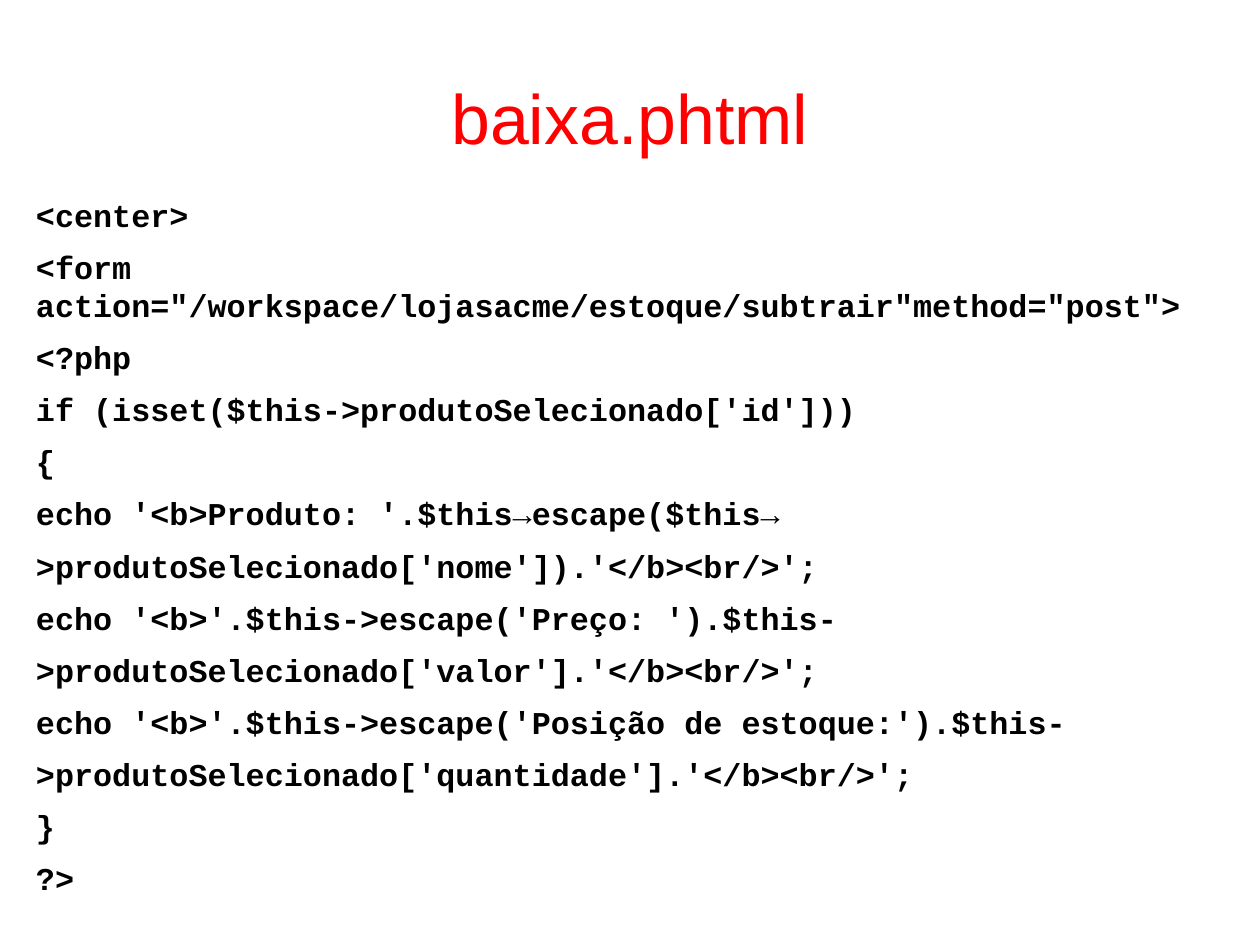
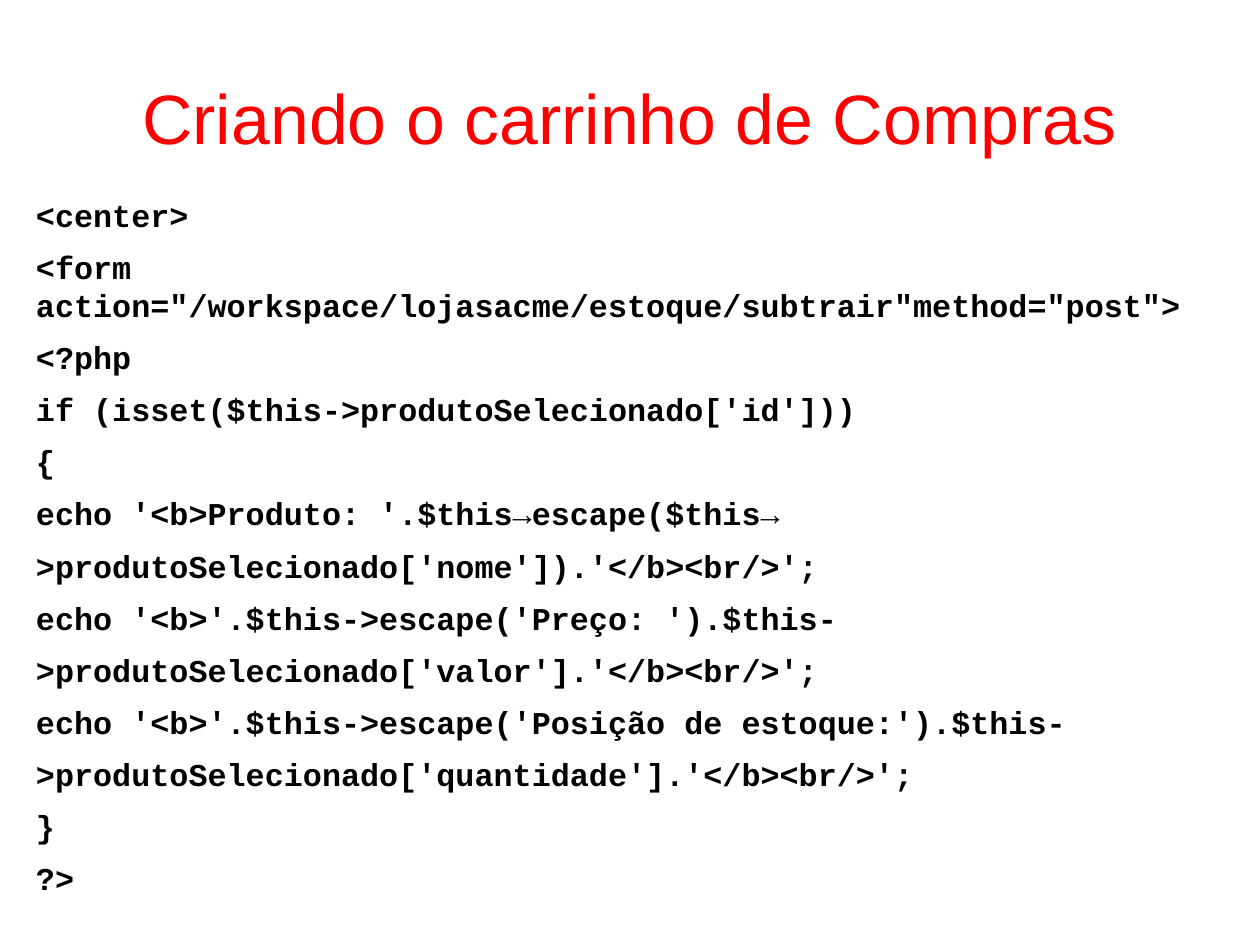
Before and after one commit to fgsl/lojasacme, a slide deck: slide 156 of docs/tutorial.odp. Drawn at 1260x945 pixels with LibreOffice and Linux fonts; fonts in the diff are those of the drawing. Boxes give left, top, right and bottom in pixels: in the first picture for what was removed or moved away, otherwise in the second. Text is boxed around its words. In the diff, an @@ line names an element or a change of style, - is before the commit and + after.

```diff
--- a/docs/tutorial.odp
+++ b/docs/tutorial.odp
@@ title at [142, 93, 1116, 157]: text changed @@
-baixa.phtml
+Criando o carrinho de Compras
```
Also in this commit, not shown: 62 other slides changed, 2 other files.
